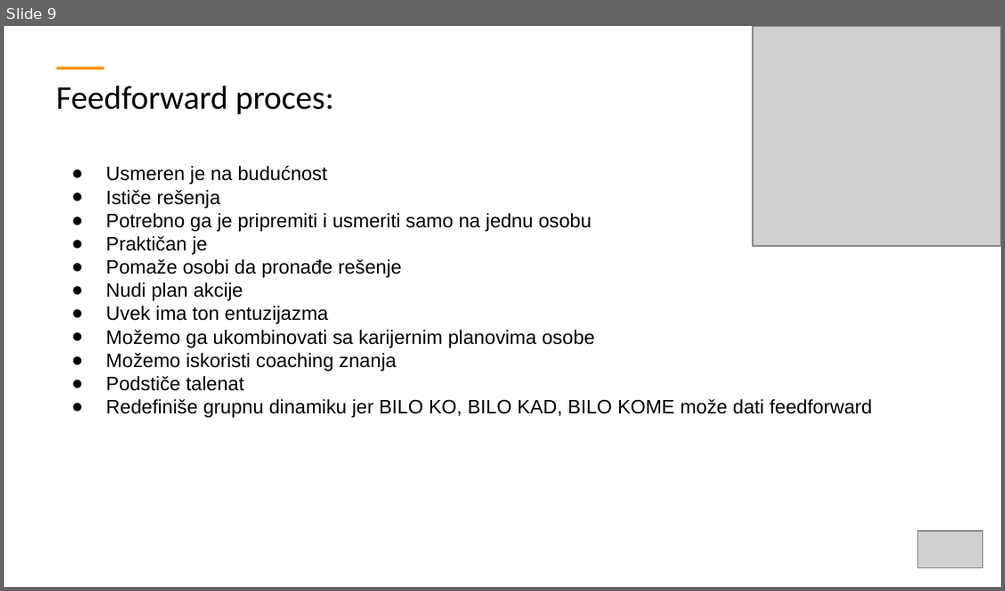
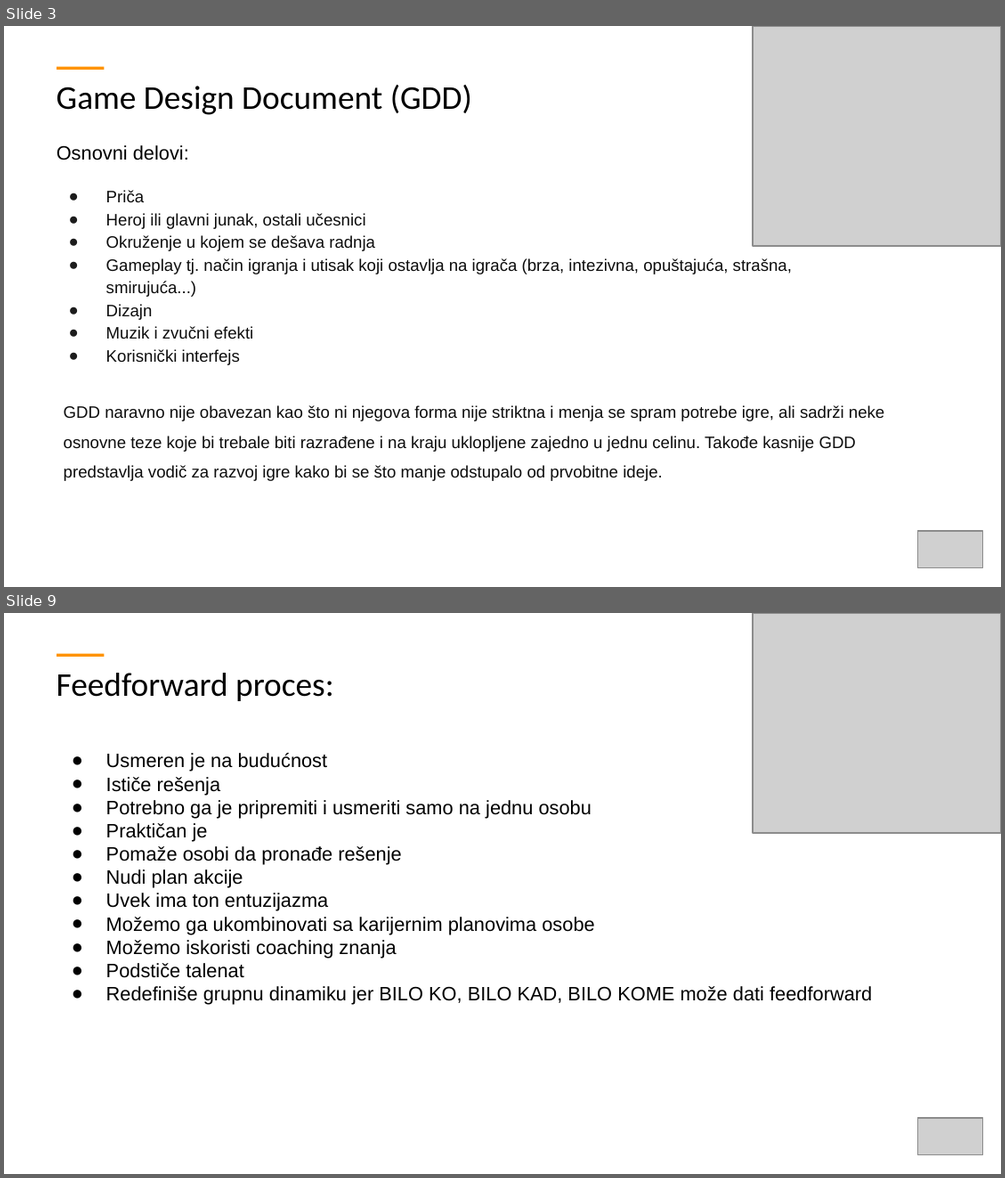
Before and after one commit to ObradovicZ/platformer, a slide deck: TemplateExample - white.pptx. Shown one above the other, each under a label of ours: slide 9 before the commit, slides 3 and 9 after it; the slides between them are not shown. The pictures are 1005x591 and 1005x1178 pixels, drawn with LibreOffice and Linux fonts; fonts in the diff are those of the drawing; grey boxes stand for pictures. Boxes give left, top, right and bottom in pixels: in the first picture for what was removed or moved away, otherwise in the second. Text is boxed around its words. In the diff, an @@ line names an element or a change of style, - is before the commit and + after.

```diff
--- a/TemplateExample - white.pptx
+++ b/TemplateExample - white.pptx
@@ slide 3 added at (4, 26, 1001, 587), background #FFFFFF; not listed: 1 template element that a slide beside it also shows @@
@@ picture added at (752, 26, 1001, 245) @@
@@ title added at (57, 85, 472, 115), 24 pt, text #000000 @@
+Game Design Document (GDD)
@@ text added at (57, 145, 189, 160), 14 pt, text #000000 @@
+Osnovni delovi:
@@ text added at (106, 190, 792, 365), 12 pt, text #0D0D0D @@
+Priča
+Heroj ili glavni junak, ostali učesnici
+● Okruženje u kojem se dešava radnja
+Gameplay tj. način igranja i utisak koji ostavlja na igrača (brza, intezivna, opuštajuća, strašna, smirujuća...)
+● Dizajn
+Muzik i zvučni efekti
+Korisnički interfejs
@@ text added at (64, 405, 884, 481), 12 pt, text #0D0D0D @@
+GDD naravno nije obavezan kao što ni njegova forma nije striktna i menja se spram potrebe igre, ali sadrži neke osnovne teze koje bi trebale biti razrađene i na kraju uklopljene zajedno u jednu celinu. Takođe kasnije GDD predstavlja vodič za razvoj igre kako bi se što manje odstupalo od prvobitne ideje.
@@ picture added at (918, 531, 983, 567) @@
```
Also in this commit, not shown: 7 other slides added, 8 slides removed, 1 other file.
